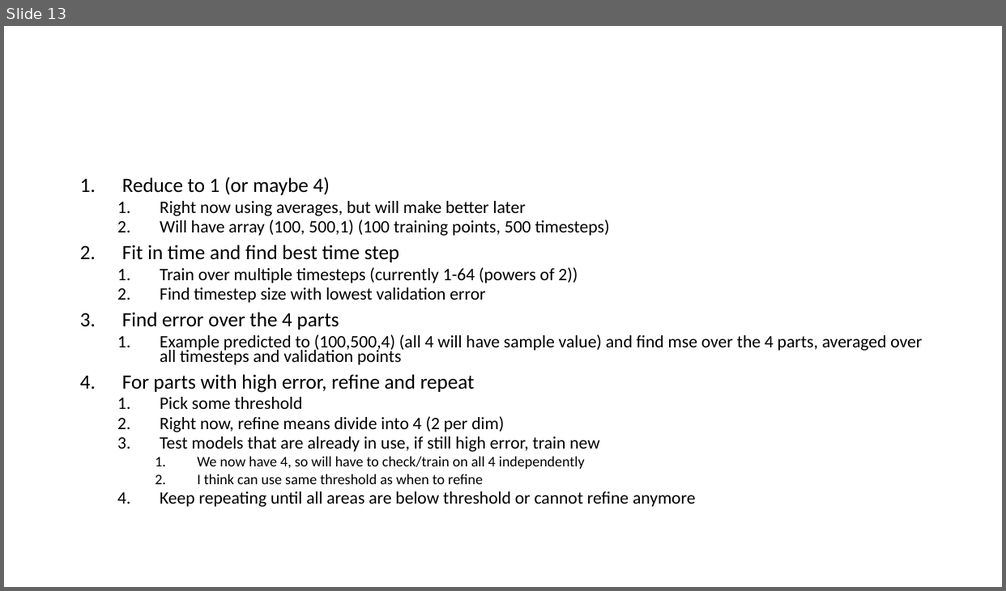
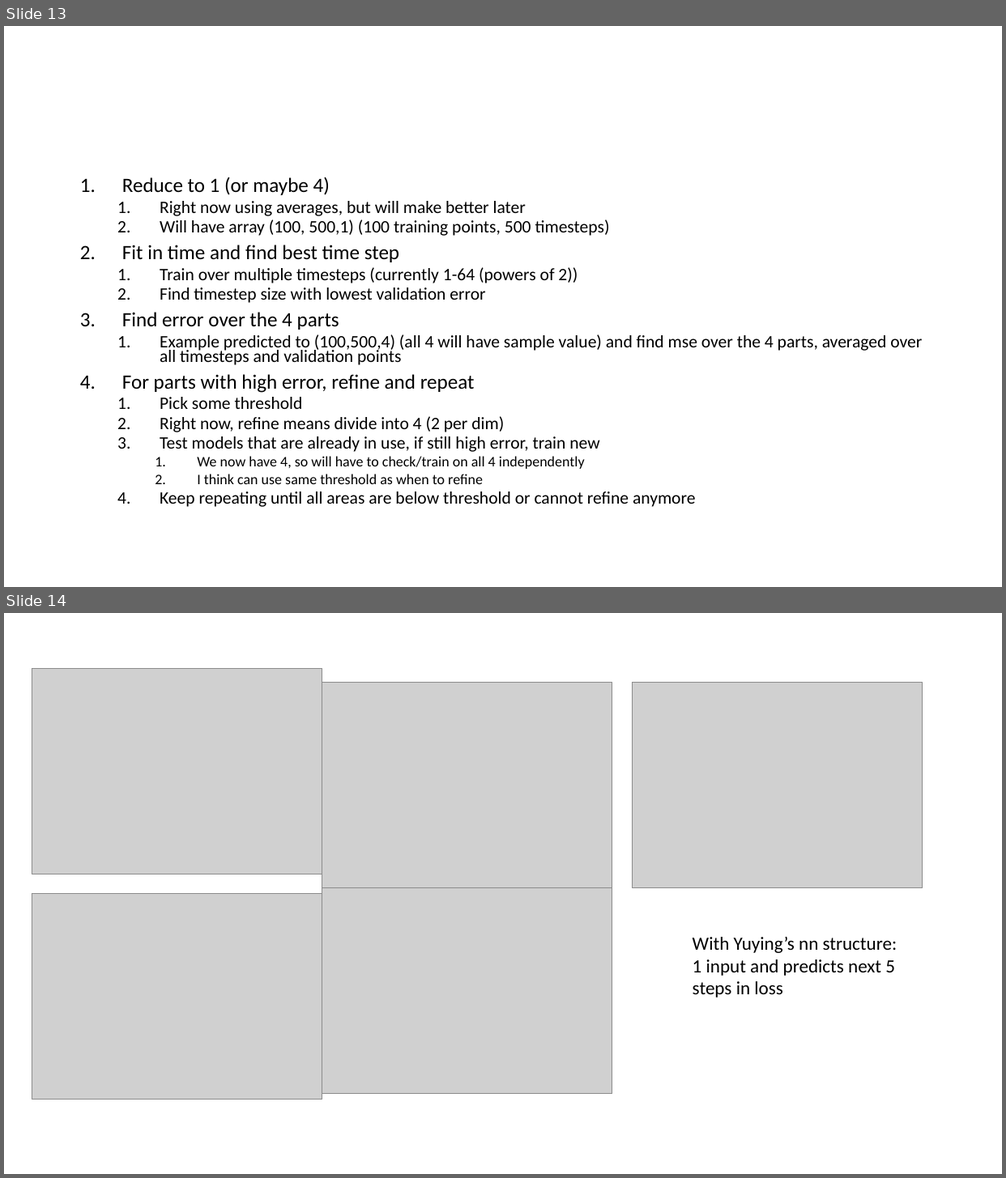
Before and after one commit to KatieJ16/Time_Space_multiscale, a slide deck: notes/Oct_26_averaging_and_toy2.pptx. Shown one above the other, each under a label of ours: slide 13 before the commit, slides 13 and 14 after it. The pictures are 1006x591 and 1006x1178 pixels, drawn with LibreOffice and Linux fonts; fonts in the diff are those of the drawing; grey boxes stand for pictures. Boxes give left, top, right and bottom in pixels: in the first picture for what was removed or moved away, otherwise in the second. Text is boxed around its words. In the diff, an @@ line names an element or a change of style, - is before the commit and + after.

```diff
--- a/notes/Oct_26_averaging_and_toy2.pptx
+++ b/notes/Oct_26_averaging_and_toy2.pptx
@@ slide 14 added at bbox=[4, 613, 1002, 1174], background #FFFFFF @@
@@ picture added at bbox=[32, 668, 323, 875] @@
@@ picture added at bbox=[322, 683, 612, 888] @@
@@ picture added at bbox=[633, 683, 923, 888] @@
@@ picture added at bbox=[32, 894, 323, 1100] @@
@@ picture added at bbox=[322, 888, 612, 1094] @@
@@ text added at bbox=[692, 937, 897, 998], 18 pt, text #000000 @@
+With Yuying’s nn structure:
+1 input and predicts next 5 steps in loss
```
Also in this commit, not shown: 1 slide changed, 1 other slide added.
